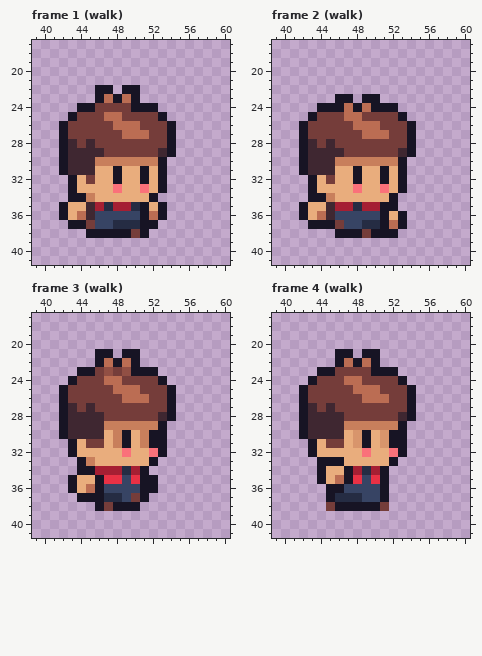
Pixel-art file: entities/player/player.aseprite. The picture above is the old version.
96x64 pixels, 77 frames. Colours within 5 levels of each other are drawn and written as one. Shown: frame 1 (walk): x 39..60, y 17..41; frame 2 (walk): x 39..60, y 17..41; frame 3 (walk): x 39..60, y 17..41; frame 4 (walk): x 39..60, y 17..41. The commit also changed other frames, which this record leaves out.
The same view after the edit:
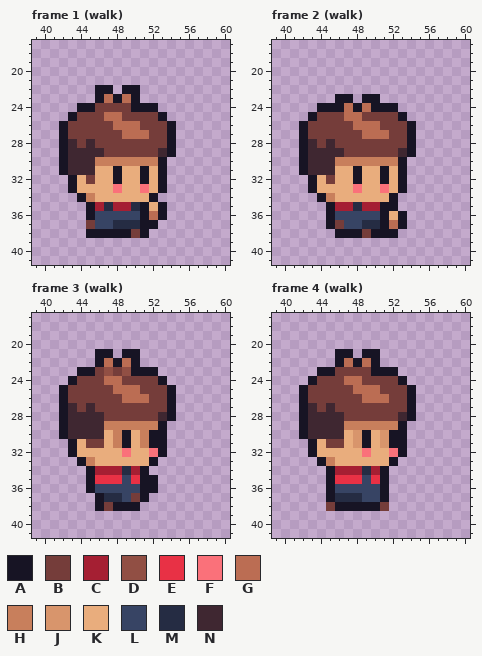
Palette (. is transparent): A #171424  B #753d3a  C #a51f33  D #914f44  E #e83145  F #fa717a  G #bb6d53  H #c87f5c  J #d8956c  K #e9ad7d  L #374464  M #252c43  N #3f2731
Edits made:
layer "tools" now hidden
Changed rows in their new state; - is an unchanged pixel.
Frame 1 (walk):
first column x 42:
34 -.--
35 ...A
36 ...A
37 -..-
Frame 2 (walk): the same change as frame 1 (walk)
Frame 3 (walk):
first column x 43:
34 -.--
35 ..AE
36 ..AL
37 -..-
Frame 4 (walk):
first column x 44:
33 -HK-
34 .ACC
35 .AEE
36 --L-
Changed places in both pictures, as pixel boxes (x1, y1, x2, y2):
changed: (59, 193, 95, 229)
changed: (299, 193, 335, 229)
changed: (68, 466, 104, 502)
changed: (317, 457, 353, 493)
